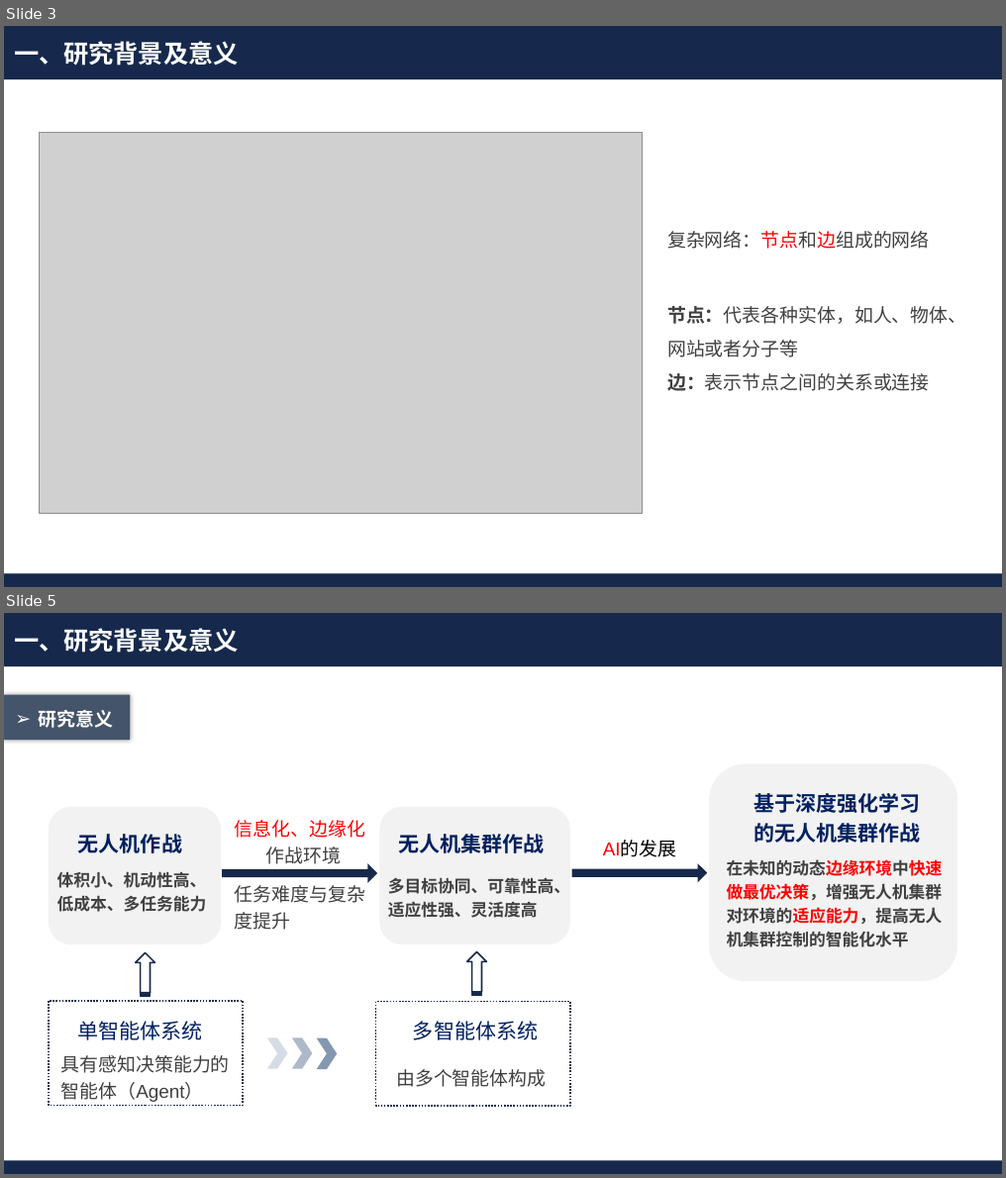
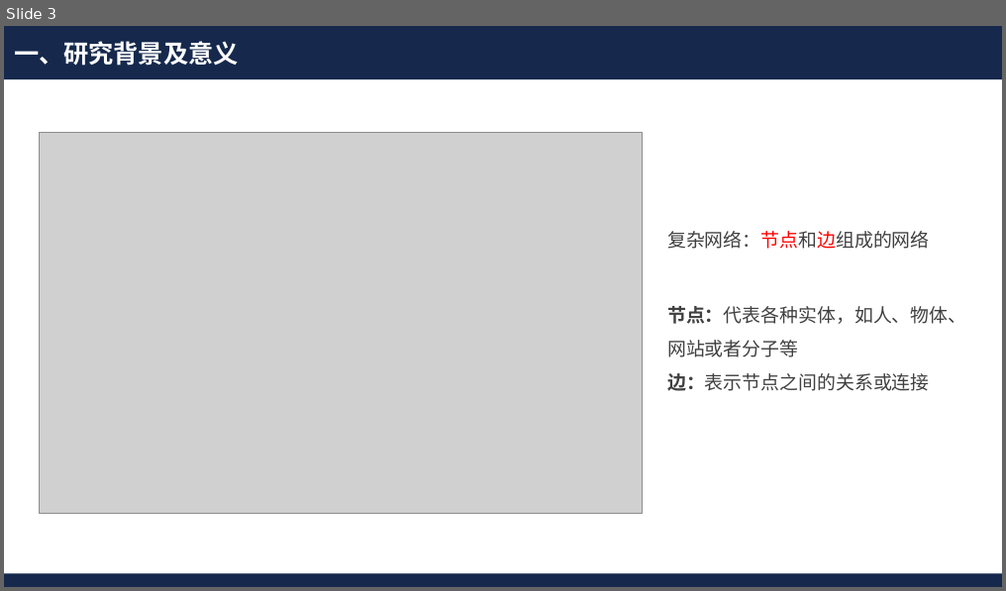
Before and after one commit to Akihi7777/day-day-up, a slide deck: 毕业近在咫尺/开题答辩.pptx. Shown one above the other, each under a label of ours: slides 3 and 5 before the commit, slide 3 after it; the slides between them are not shown. The pictures are 1006x1178 and 1006x591 pixels, drawn with LibreOffice and Linux fonts; fonts in the diff are those of the drawing; grey boxes stand for pictures; background and template pictures are left out. Boxes give left, top, right and bottom in pixels: in the first picture for what was removed or moved away, otherwise in the second. Text is boxed around its words. In the diff, an @@ line names an element or a change of style, - is before the commit and + after.

```diff
--- a/毕业近在咫尺/开题答辩.pptx
+++ b/毕业近在咫尺/开题答辩.pptx
@@ slide 5 removed at [4, 613, 1002, 1174], background #FFFFFF; not listed: 2 template elements that a slide beside it also shows @@
@@ text removed at [14, 628, 239, 653] @@
-一、研究背景及意义
@@ rectangle removed at [4, 694, 130, 740] @@
@@ text removed at [39, 710, 114, 728] @@
-➢ 研究意义
@@ group removed at [49, 764, 957, 981]: 8 texts, 3 rounded rectangles, 2 right arrows @@
-信息化、边缘化
-作战环境
-任务难度与复杂度提升
-无人机作战
-体积小、机动性高、低成本、多任务能力
-无人机集群作战
-多目标协同、可靠性高、适应性强、灵活度高
-基于深度强化学习的无人机集群作战
-在未知的动态边缘环境中快速做最优决策，增强无人机集群对环境的适应能力，提高无人机集群控制的智能化水平
-AI的发展
@@ striped right arrow removed at [136, 954, 154, 996] @@
@@ striped right arrow removed at [467, 953, 486, 995] @@
@@ rectangle removed at [49, 1001, 243, 1106] @@
@@ text removed at [77, 1021, 202, 1041] @@
-单智能体系统
@@ rectangle removed at [376, 1001, 570, 1106] @@
@@ text removed at [413, 1021, 538, 1041] @@
-多智能体系统
@@ text removed at [61, 1056, 230, 1102] @@
-具有感知决策能力的智能体（Agent）
@@ chevron removed at [267, 1039, 288, 1069] @@
@@ chevron removed at [292, 1039, 313, 1069] @@
@@ chevron removed at [317, 1039, 338, 1069] @@
@@ text removed at [396, 1069, 546, 1087] @@
-由多个智能体构成
```
Also in this commit, not shown: 7 slides changed, 5 slides added, 8 other slides removed, 1 other file.
